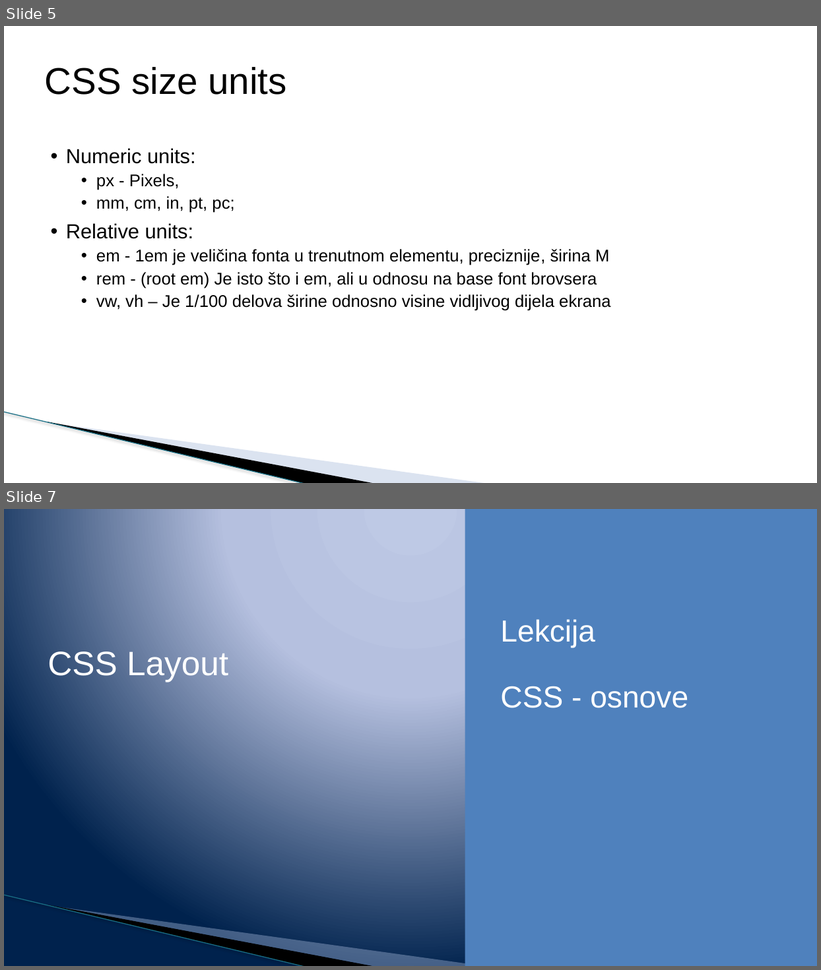
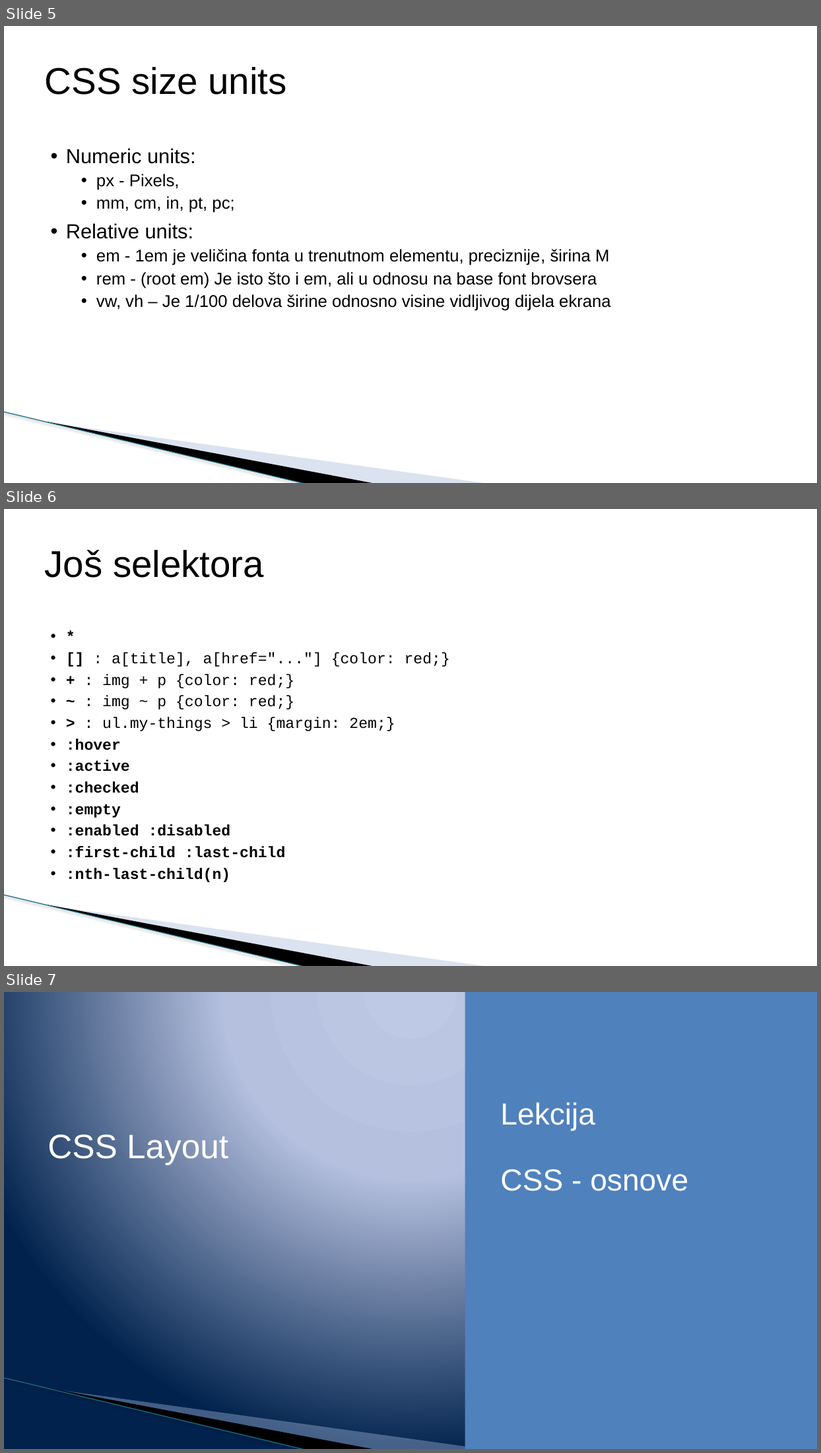
Before and after one commit to todalexcode/kurs-front-end, a slide deck: sesija-21/PPT/Front-End Developer-21.pptx. Shown one above the other, each under a label of ours: slides 5 and 7 before the commit, slides 5, 6 and 7 after it; the slides between them are not shown. The pictures are 821x970 and 821x1453 pixels, drawn with LibreOffice and Linux fonts; fonts in the diff are those of the drawing; background and template pictures are left out. Boxes give left, top, right and bottom in pixels: in the first picture for what was removed or moved away, otherwise in the second. Text is boxed around its words. In the diff, an @@ line names an element or a change of style, - is before the commit and + after.

```diff
--- a/sesija-21/PPT/Front-End Developer-21.pptx
+++ b/sesija-21/PPT/Front-End Developer-21.pptx
@@ slide 6 added at (x1=4, y1=509, x2=817, y2=966), background #FFFFFF; not listed: 3 template elements that a slide beside it also shows @@
@@ title added at (x1=45, y1=550, x2=264, y2=578), 44 pt, text #000000 @@
+Još selektora
@@ text added at (x1=66, y1=652, x2=450, y2=883), 18 pt, text #000000 @@
+• *
+• [] : a[title], a[href="..."] {color: red;}
+• + : img + p {color: red;}
+• ~ : img ~ p {color: red;}
+• > : ul.my-things > li {margin: 2em;}
+• :hover
+• :active
+• :checked
+• :empty
+• :enabled :disabled
+• :first-child :last-child
+• :nth-last-child(n)
```
Also in this commit, not shown: 1 slide changed, 3 other slides added, 3 slides removed.
